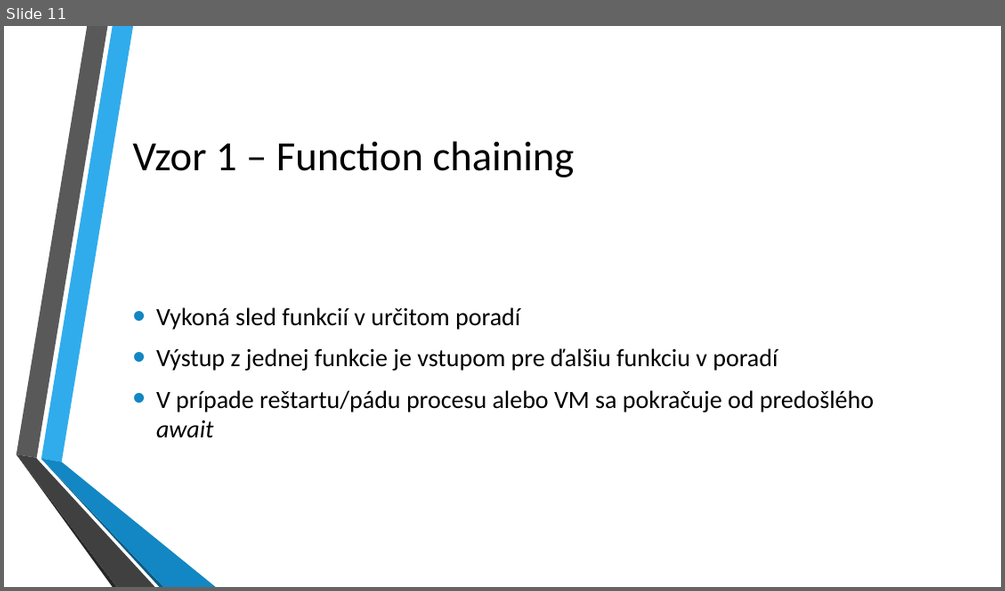
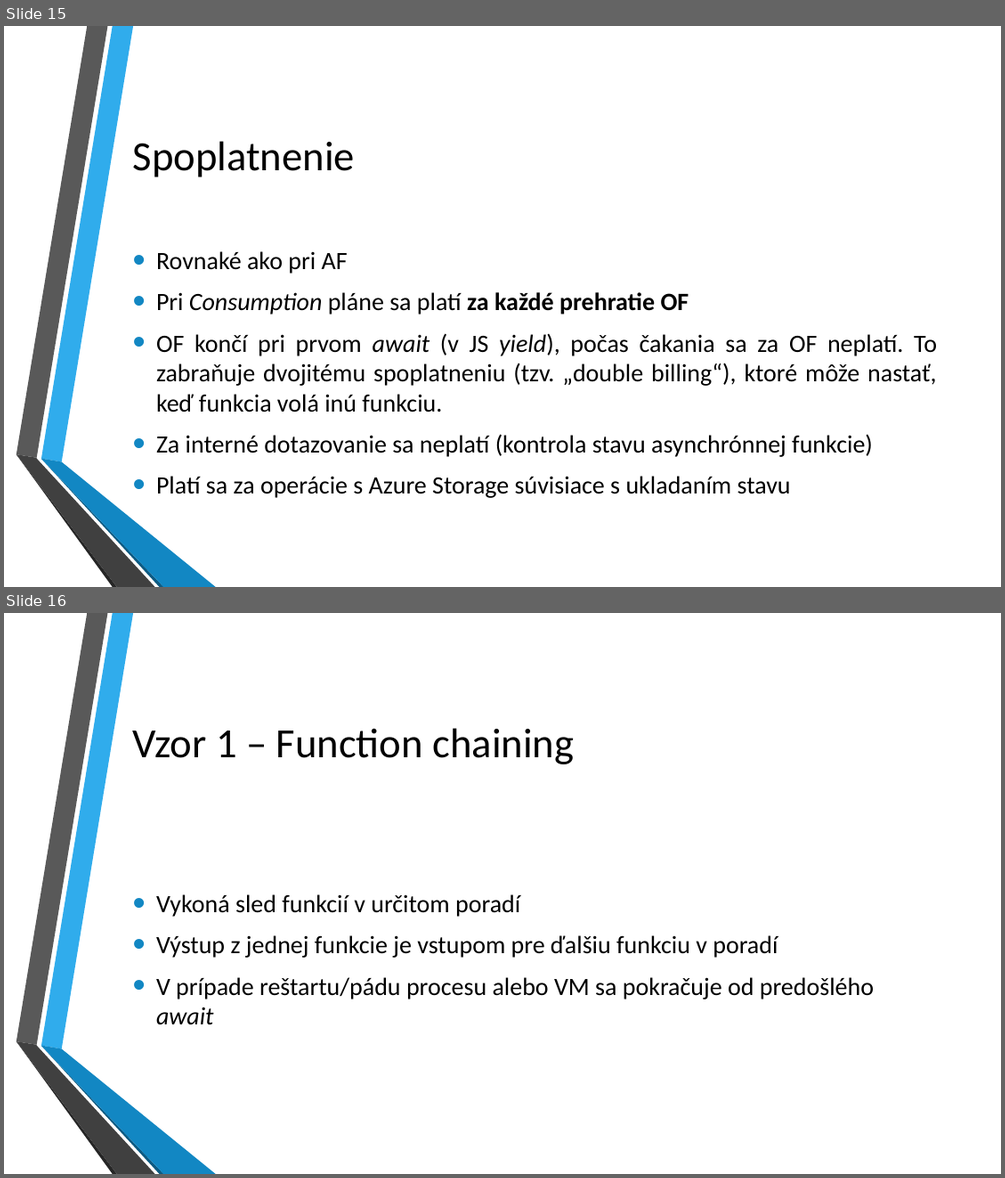
Before and after one commit to kubinko/Azure-Resources-Overview, a slide deck: 05 - Durable Functions/Durable Functions.pptx. Shown one above the other, each under a label of ours: slide 11 before the commit, slides 15 and 16 after it. The pictures are 1005x591 and 1005x1178 pixels, drawn with LibreOffice and Linux fonts; fonts in the diff are those of the drawing; background and template pictures are left out. Boxes give left, top, right and bottom in pixels: in the first picture for what was removed or moved away, otherwise in the second. Text is boxed around its words. In the diff, an @@ line names an element or a change of style, - is before the commit and + after.

```diff
--- a/05 - Durable Functions/Durable Functions.pptx
+++ b/05 - Durable Functions/Durable Functions.pptx
@@ slide 15 added at [4, 26, 1001, 587], background picture (left out); not listed: 6 template elements that a slide beside it also shows @@
@@ title added at [133, 141, 355, 177], 40 pt, text #000000 @@
+Spoplatnenie
@@ text added at [156, 251, 937, 498], 24 pt, text #000000 @@
+• Rovnaké ako pri AF
+• Pri Consumption pláne sa platí za každé prehratie OF
+• OF končí pri prvom await (v JS yield), počas čakania sa za OF neplatí. To zabraňuje dvojitému spoplatneniu (tzv. „double billing“), ktoré môže nastať, keď funkcia volá inú funkciu.
+• Za interné dotazovanie sa neplatí (kontrola stavu asynchrónnej funkcie)
+• Platí sa za operácie s Azure Storage súvisiace s ukladaním stavu
@@ what was slide 11 is now slide 16 @@
```
Also in this commit, not shown: 10 slides changed, 20 other slides added.
